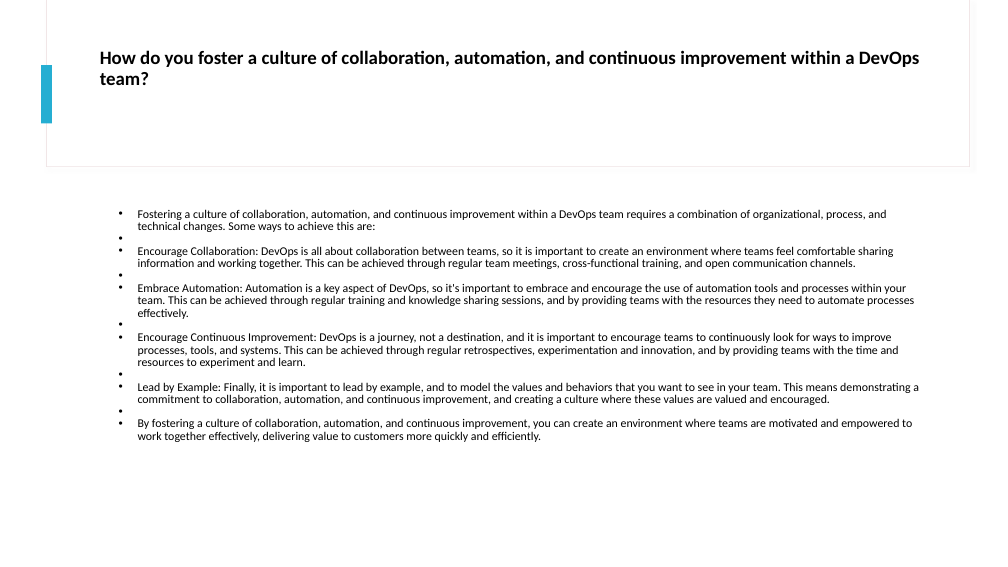
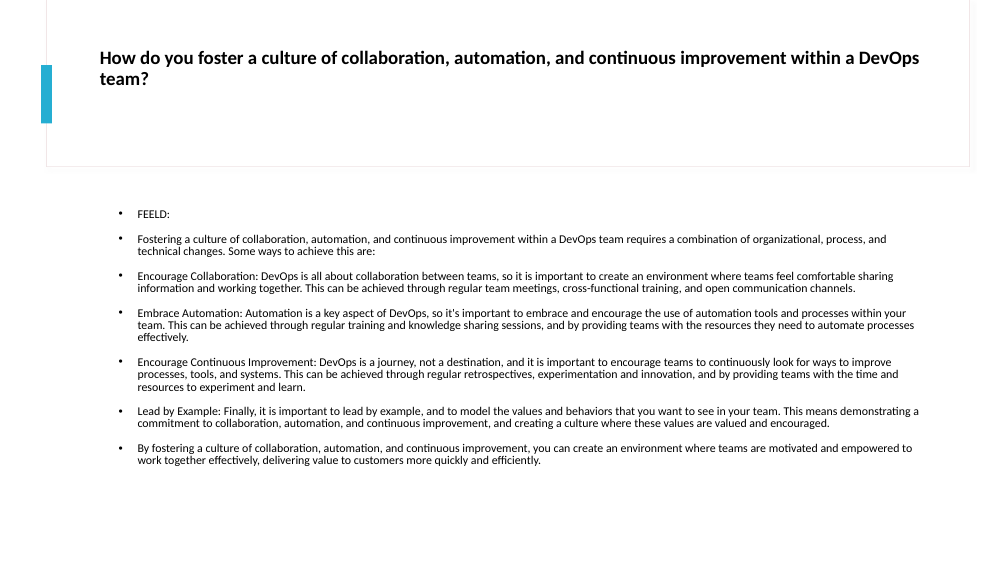
Before and after one commit to MasumMazid/Presentation_Ally_CI_CD, a slide deck: slide 14 of CI.CD.pptx. Drawn at 1008x567 pixels with LibreOffice and Linux fonts; fonts in the diff are those of the drawing. Boxes give left, top, right and bottom in pixels: in the first picture for what was removed or moved away, otherwise in the second. Text is boxed around its words. In the diff, an @@ line names an element or a change of style, - is before the commit and + after.

```diff
--- a/CI.CD.pptx
+++ b/CI.CD.pptx
@@ text at bbox=[138, 210, 170, 218]: paragraph added @@
+• FEELD:
```
Also in this commit, not shown: 6 other slides changed.
